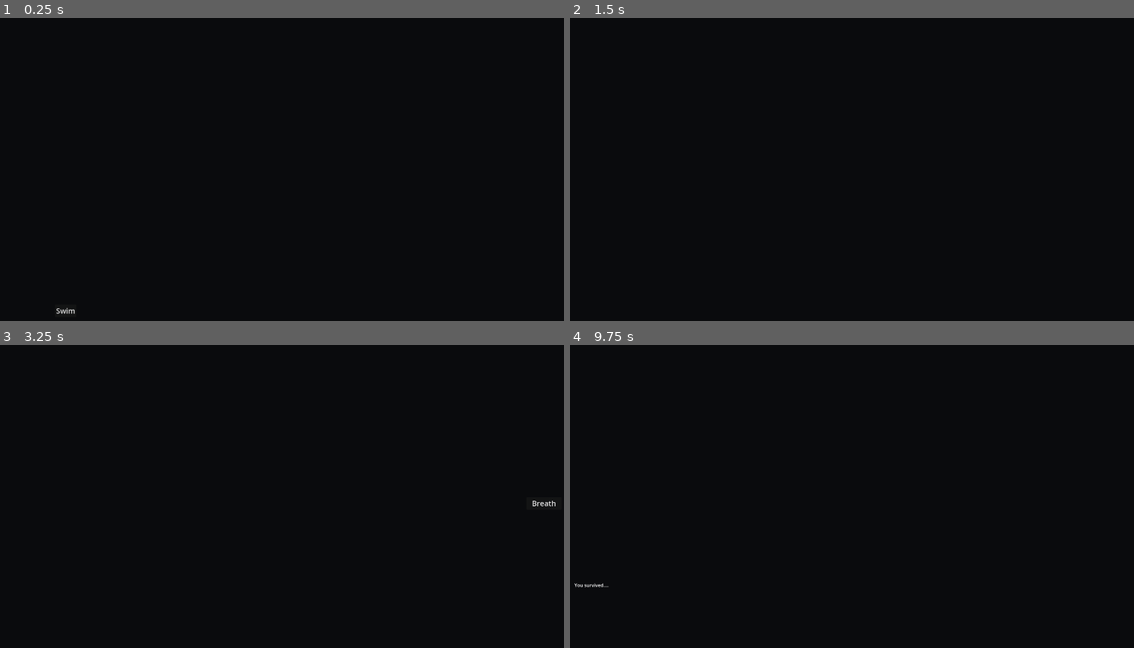
Above: before the commit, frames 1-4 (two rows, left to right).
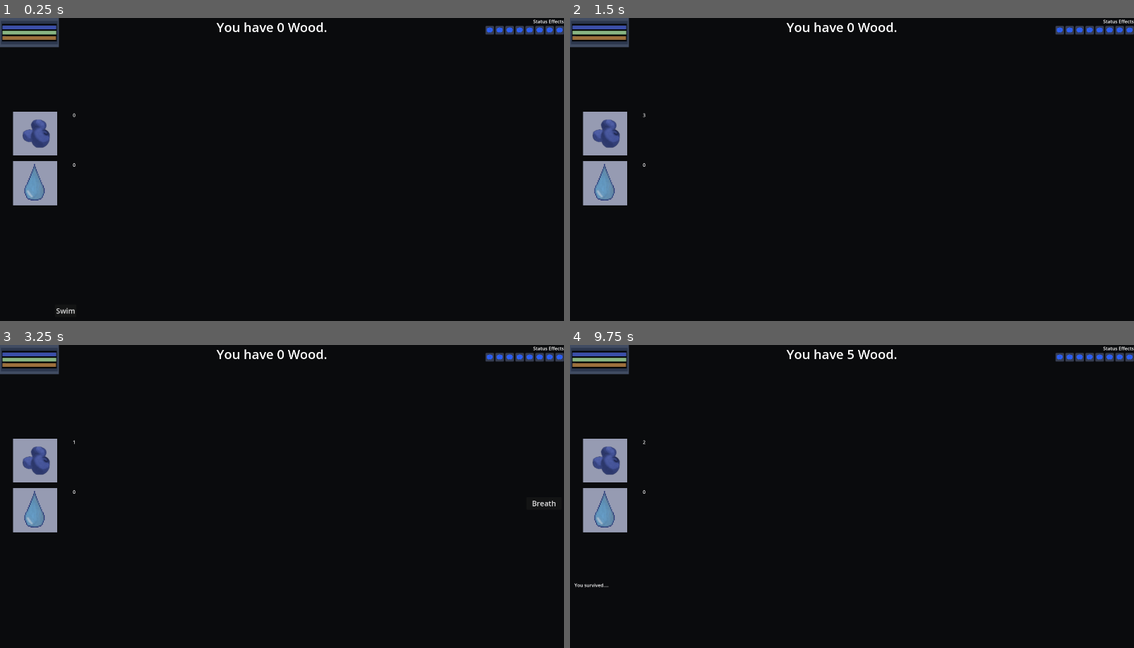
Above: after the commit, the same moments.

Repository: mdbernhards/BeaverIncremental
Game: Godot game, scene res://Scenes/gameWindow.tscn
Same seed, same stepped clock (60 frames per second), same inputs: the game is played once before the commit and once after it. The engine's default icon, where the game draws it, is replaced by a stand-in: a white triangle on a blue panel in a dark square.
Inputs (mouse positions are in pixels of both pictures, inside the frame that each line leads up to):
- Up to frame 1 (0.25 s): no input
- Up to frame 2 (1.5 s): click "Swim" at 0.5 s; click (603, 133) at 1.25 s, where only the run after the commit has a clickable "0"
- Up to frame 3 (3.25 s): click "Don't Die" at 2 s; click (33, 460) at 2.75 s, where only the run after the commit has a clickable "2"
- Up to frame 4 (9.75 s): click "Breath" at 3.5 s; click (603, 511) at 4.25 s, where only the run after the commit has a clickable "0"; click (603, 460) at 5 s, where only the run after the commit has a clickable "0"; click (603, 460) at 5.75 s, where only the run after the commit has a clickable "2"; click (632, 405) at 6.5 s, where only the run after the commit has a clickable "Wood"; click (603, 460) at 7.25 s, where only the run after the commit has a clickable "1"; click (603, 511) at 8 s, where only the run after the commit has a clickable "0"; click (603, 460) at 8.75 s, where only the run after the commit has a clickable "0"; click (603, 460) at 9.5 s, where only the run after the commit has a clickable "2"

The runs differ from the first frame. In frame 1, 3.8% of the frame differs, in the area x 0-100%, y 0-62%; in frame 2, 3.8%; in frame 3, 3.8%; in frame 4, 3.8%.

Commit message:
Intro and text log improvements
Improved the intro sequences logic, increased it's content.
Added chance to bonus resource spawning.
Cleaned up and wrote more text for the text log.

Diff:
--- a/Scenes/IntroNode.gd
+++ b/Scenes/IntroNode.gd
@@ -1,6 +1,7 @@
 extends Node
 
 var RNG = RandomNumberGenerator.new()
+
 var IntroTimer
 var IntroButton
 
@@ -59,6 +60,9 @@
 	SetIntroButton()
 
 func CheckPhaseCompletion():
+	if GameValues.PhaseFour:
+		if GameValues.Phase5StartClicksNeeded <= GameValues.IntroClickCount:
+			GameValues.PhaseFive = true
 	if GameValues.PhaseThree:
 		if GameValues.Phase4StartClicksNeeded <= GameValues.IntroClickCount:
 			GameValues.PhaseFour = true
--- a/Scenes/TextLog.gd
+++ b/Scenes/TextLog.gd
@@ -29,19 +29,19 @@
 
 func CheckIfTextNeedsToBeTriggered():
 	if GameValues.Phase2MidClicksNeeded <= GameValues.IntroClickCount && !Phase2WalkTriggered:
-		SetTextLogValues.WriteArrayToTextLog(SetTextLogValues.PhaseTwoWalkingText)
+		SetTextLogValues.WriteArrayToTextLog(SetTextLogValues.Phase2WalkingText)
 		Phase2WalkTriggered = true
 	elif GameValues.Phase3StartClicksNeeded <= GameValues.IntroClickCount && !Phase3IntroTriggered:
-		SetTextLogValues.WriteArrayToTextLog(SetTextLogValues.PhaseThreeIntroText)
+		SetTextLogValues.WriteArrayToTextLog(SetTextLogValues.Phase3IntroText)
 		Phase3IntroTriggered = true
 	elif GameValues.Phase3MidClicksNeeded <= GameValues.IntroClickCount && !Phase3OutroTriggered:
-		SetTextLogValues.WriteArrayToTextLog(SetTextLogValues.PhaseThreeOutroText)
+		SetTextLogValues.WriteArrayToTextLog(SetTextLogValues.Phase3OutroText)
 		Phase3OutroTriggered = true
 	elif GameValues.Phase4StartClicksNeeded <= GameValues.IntroClickCount && !Phase4IntroTriggered:
-		SetTextLogValues.WriteArrayToTextLog(SetTextLogValues.PhaseFourIntroText)
+		SetTextLogValues.WriteArrayToTextLog(SetTextLogValues.Phase2IntroText)
 		Phase4IntroTriggered = true
 	elif GameValues.Phase5StartClicksNeeded <= GameValues.IntroClickCount && !Phase5IntroTriggered:
-		SetTextLogValues.WriteArrayToTextLog(SetTextLogValues.phaseFiveIntroText)
+		SetTextLogValues.WriteArrayToTextLog(SetTextLogValues.phase5IntroText)
 		Phase5IntroTriggered = true
 
 func WriteToLog(text):
--- a/Scenes/screen_left.gd
+++ b/Scenes/screen_left.gd
@@ -24,6 +24,9 @@
 
 var everythingIsVisible = false
 var PhaseTwoStarted = false
+var PhaseThreeStarted = false
+var PhaseFourStarted = false
+var PhaseFiveStarted = false
 
 func _ready():
 	assignVariables()
@@ -84,13 +87,17 @@
 		SetGlobalValues.addWood(int(RNG.randf_range(GameValues.possibleWoodPerFoodClick[0], GameValues.possibleWoodPerFoodClick[1])))
 
 	SetGlobalValues.addFood(GameValues.FoodPerClick)
-	spawnBonusResource()
+	calculatedResourceSpawn()
 
 func _on_water_ticker_timeout():
 	SetGlobalValues.addWater(GameValues.WaterPerClick)
 
 func _on_wood_ticker_timeout():
 	SetGlobalValues.addWood(GameValues.WoodPerChop)
+
+func calculatedResourceSpawn():
+	if RNG.randf_range(0, 100) <= GameValues.chanceOfSpawningBonusResource:
+		spawnBonusResource()
 
 func spawnBonusResource():
 	var bonusTemp = load("res://Scenes/HelperScenes/BonusResource.tscn")
@@ -100,27 +107,35 @@
 	get_node("BonusResourceNode").add_child(bonus)
 
 func setEverythingInvisible():
-	StatusEffectsObject.visible = false
-	ActionsObject.visible = false
-	if !PhaseTwoStarted:
+	if !PhaseFiveStarted:
+		RevvedBarObject.visible = false
+	elif !PhaseFourStarted:
+		ResourceBars.visible = false
+	elif !PhaseThreeStarted:
+		ActionsObject.visible = false
+		WoodCountLabel.visible = false
+		StatusEffectsObject.visible = false
+	elif !PhaseTwoStarted:
 		TextLogObject.visible = false
-	RevvedBarObject.visible = false
-	WoodCountLabel.visible = false
-	ResourceBars.visible = false
+	elif GameValues.WoodCount > 0 &&  GameValues.WoodCount < 11:
+		WoodCountLabel.visible = true
 
 func setVisibility():
-	if GameValues.PhaseTwo and !PhaseTwoStarted:
+	if GameValues.PhaseFive and !PhaseFiveStarted:
+		$PhaseFourStartDelayTimer.wait_time = 3
+		$PhaseFourStartDelayTimer.start()
+		PhaseFiveStarted = true
+	if GameValues.PhaseFour and !PhaseFourStarted:
+		$PhaseFourStartDelayTimer.wait_time = 3
+		$PhaseFourStartDelayTimer.start()
+		PhaseFourStarted = true
+	elif GameValues.PhaseThree and !PhaseThreeStarted:
+		$PhaseThreeStartDelayTimer.start()
+		PhaseThreeStarted = true
+	elif GameValues.PhaseTwo and !PhaseTwoStarted:
 		PhaseTwoStarted = true
 		$BotHBox/MarginContainer/TextLogVisibilityTimer.start()
 		$IntroNode/IntroButton/IntroTimer.stop()
-	if GameValues.PhaseThree:
-		ActionsObject.visible = true
-		WoodCountLabel.visible = true
-	if GameValues.PhaseFour:
-		ResourceBars.visible = true
-		StatusEffectsObject.visible = true
-		RevvedBarObject.visible = true
-		everythingIsVisible = true
 
 func assignVariables():
 	StatusEffectsObject = $HB/StatusEffects
@@ -144,3 +159,15 @@
 func _on_text_log_visibility_timer_timeout():
 	TextLogObject.visible = true
 	get_tree().get_first_node_in_group("TextLogContainer").PhaseTwoStart()
+
+func _on_phase_three_start_delay_timer_timeout():
+	ActionsObject.visible = true
+	StatusEffectsObject.visible = true
+
+func _on_phase_four_start_delay_timer_timeout():
+	ResourceBars.visible = true
+	WoodCountLabel.visible = true
+
+func _on_phase_five_start_delay_timer_2_timeout():
+	RevvedBarObject.visible = true
+	everythingIsVisible = true
--- a/Scenes/screen_left.tscn
+++ b/Scenes/screen_left.tscn
@@ -249,6 +249,16 @@
 wait_time = 10.0
 one_shot = true
 
+[node name="PhaseThreeStartDelayTimer" type="Timer" parent="."]
+wait_time = 6.0
+one_shot = true
+
+[node name="PhaseFourStartDelayTimer" type="Timer" parent="."]
+one_shot = true
+
+[node name="PhaseFiveStartDelayTimer2" type="Timer" parent="."]
+one_shot = true
+
 [connection signal="button_down" from="MidHBox/Actions/FoodButton" to="." method="_on_food_button_button_down"]
 [connection signal="timeout" from="MidHBox/Actions/FoodButton/Label/FoodButtonTimer" to="." method="_on_food_button_timer_timeout"]
 [connection signal="timeout" from="MidHBox/Actions/FoodButton/Label/FoodTicker" to="." method="_on_food_ticker_timeout"]
@@ -261,3 +271,6 @@
 [connection signal="timeout" from="BotHBox/MarginContainer/TextLogVisibilityTimer" to="." method="_on_text_log_visibility_timer_timeout"]
 [connection signal="button_down" from="IntroNode/IntroButton" to="IntroNode" method="_on_intro_button_button_down"]
 [connection signal="timeout" from="IntroNode/IntroButton/IntroTimer" to="IntroNode" method="_on_intro_timer_timeout"]
+[connection signal="timeout" from="PhaseThreeStartDelayTimer" to="." method="_on_phase_three_start_delay_timer_timeout"]
+[connection signal="timeout" from="PhaseFourStartDelayTimer" to="." method="_on_phase_four_start_delay_timer_timeout"]
+[connection signal="timeout" from="PhaseFiveStartDelayTimer2" to="." method="_on_phase_five_start_delay_timer_2_timeout"]
--- a/Scenes/screen_right.gd
+++ b/Scenes/screen_right.gd
@@ -4,7 +4,7 @@
 	pass
 
 func _process(_delta):
-	if GameValues.introEnabled and !GameValues.PhaseFour:
+	if GameValues.introEnabled and !GameValues.PhaseFive:
 		visible = false
 	else:
 		visible = true
--- a/singletons/GameValues.gd
+++ b/singletons/GameValues.gd
@@ -9,7 +9,7 @@
 var DefaultFoodPerClick = 1
 
 # percentiges
-var chanceOfWoodPerFoodClick = 45 #45%
+var chanceOfWoodPerFoodClick = 0 #45%
 var possibleWoodPerFoodClick = [1, 3]
 
 # per bonus click
@@ -61,8 +61,10 @@
 var PhaseTwo = false # Scroll log appears, starts writing messages, get a walk button, maybe there is a river or an animal so the button changes. # 2 min
 var PhaseThree = false # get food and water actions appear, water and food stats appear, need to manage with walking # 5 min
 var PhaseFour = false #Find temple, unlock upgrades
-
-var TextLogMessageSpeed = 0.5
+var PhaseFive = false #Find temple, unlock upgrades
+
+var TextLogMessageSpeed = 0.5 # s
+var chanceOfSpawningBonusResource = 5 # %
 
 func setDefaultValues():
 	WoodPerChop = DefaultWoodPerChop
--- a/singletons/SetTextLogValues.gd
+++ b/singletons/SetTextLogValues.gd
@@ -27,7 +27,11 @@
 	"...",
 	"You won't give up",
 	"You won't give up",
+	" ",
 	"You won't give up so you start walking not being sure where",
+	"",
+	"...",
+	"",
 	"Not being sure why",]
 
 var Phase2WalkingText = [
@@ -130,31 +134,55 @@
 
 var phase5IntroText = [
 	" ",
-	"You wake up",]
-# you wake up, ready to begin the work, you somehow know that if you will bring wood to the temple it will revard you
-# you know that the most needed thing for the temple is wood, wood is what it craves.
-# The temple is already ready to grant you an upgrade for just a small amount of wood
-# You get to work
+	" ",
+	"",
+	"You wake up",
+	"You are ready to do the work",
+	"Somehow you know that if you will bring wood to the temple it will reward you",
+	" ",
+	"You know that the most needed thing for the temple is wood, wood is what it craves.",
+	"The temple is already ready to grant you an upgrade for just a small amount of wood",
+	"So you get to work",
+	" ",
+	"",
+	" ",
+	"",
+	" ",
+	"",
+	"GATHER SOME FOOD TO GET MORE WOOD",]
 
-# Later next text par to ka tagad var veikt dažādus reaserch (reaserch unlock), kuri aizņem vairāk laika un vairāk resursus
-# The temple grants you ability to reaserch different topics and to gain important skills
+var WoodGatheringUnlockText = [
+	" ",
+	" ",
+	"You final remembered what beavers do",
+	"They gather wood, using their...?",
+	"...",
+	"...",
+	"Axe?",
+	" ",
+	" ",
+	"You gather some materials to build a stone axe",
+	"Now you are ready for everything",
+	"Ready to show the world the biggest damn ever knowned",]
 
-# Vajag bebru sistēmu kur tu reqruto un saliec kur tu gribi lai viņi strādā, tas būtu iemesls ēdienam un dzērienam exponensiāli paplašināties
-# Ūdeni un varbūt ēdienu arī izmantot reasercham, kkādam upgradem, metalurgija, tur vajag ūdeni
-
-	# Beaver quotes
-	# a beaver never tells his seacrets
-	# a beaver always pays his debts
-	# once a beaver always a beaver
-	# One does not simply beaver
-	# it's beaver town
-	# it's beaver country
-	# one small step for a beaver one giant leap for amphibious rodents
+var ReaserchUnlockText = [
+	" ",
+	" ",
+	"The temple grants you ability to reaserch different topics and to gain important skills",
+	"You unlocked Reaserch",
+	"You can do one reserch at the time to improve your QOL, it takes time and different resources",]
 
 var randomText = [
 	"a wood a day keeps the beaver away ",
 	"You smell some good air, you follow to the source to discover wood, you are happy",
-	"It's a good day for wood cutting",]
+	"It's a good day for wood cutting",
+	"A beaver never tells his secrets",
+	"A beaver always pays his debts",
+	"Once a beaver always a beaver",
+	"One does not simply beaver",
+	"It's beaver country",
+	"It's beaver town",
+	"One small step for a beaver one giant leap for amphibious rodents",]
 
 var informationText = [
 	"From this piece of wood you gathered 1111 wood",
